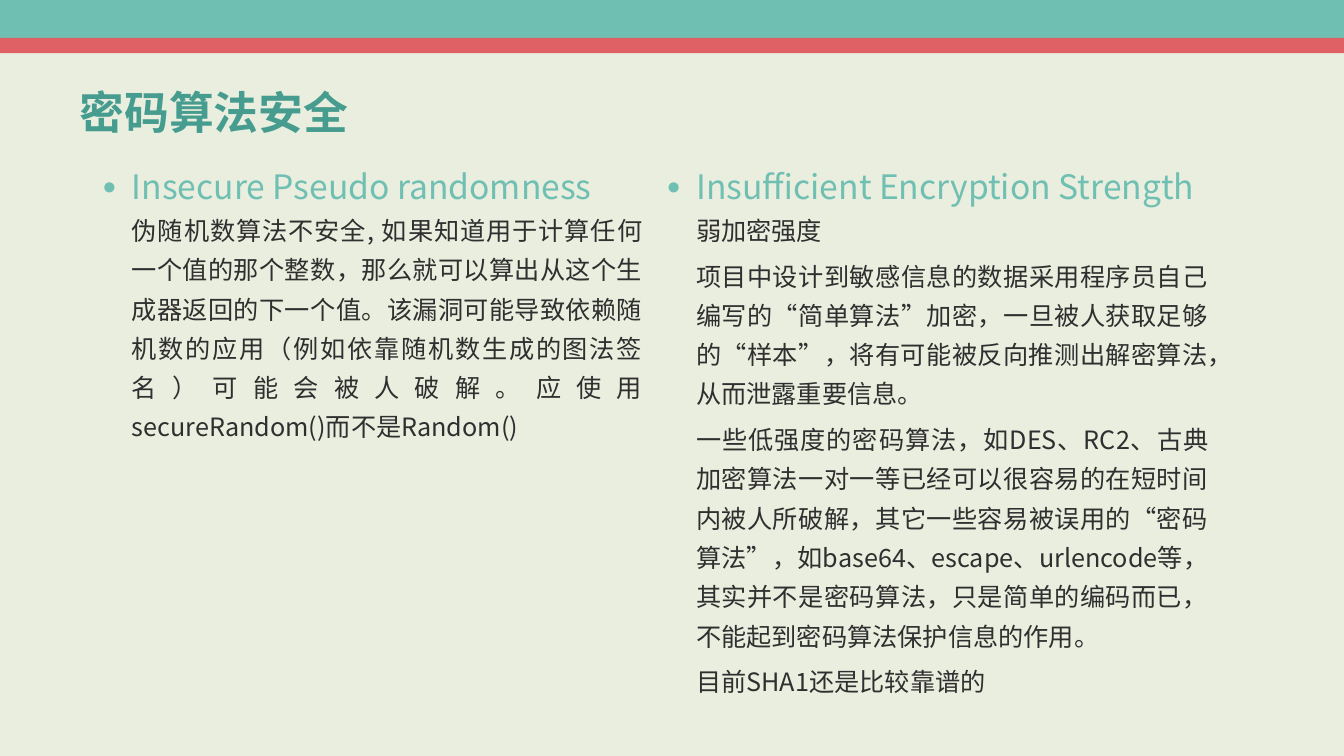
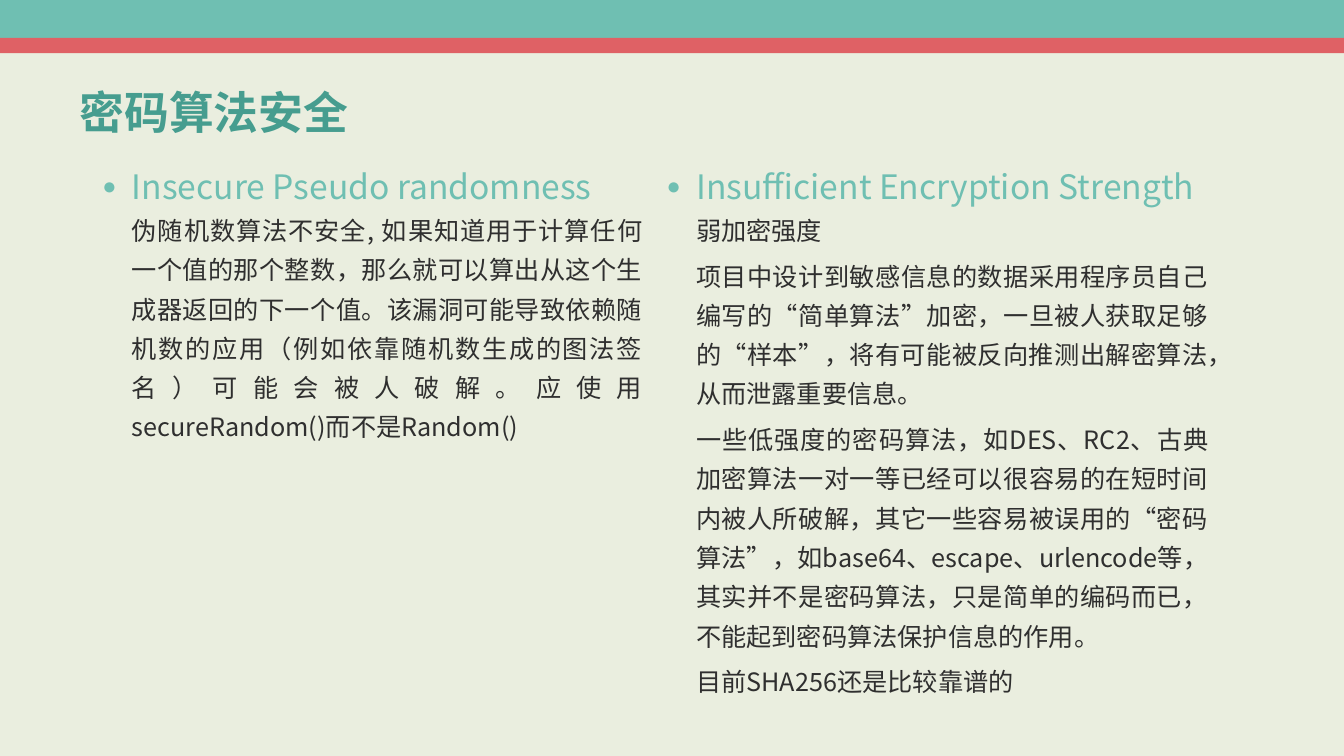
Before and after one commit to ptzhuf/websecuredemo, a slide deck: slide 12 of web攻击与安全.pptx. Drawn at 1344x756 pixels with LibreOffice and Linux fonts; fonts in the diff are those of the drawing. Boxes give left, top, right and bottom in pixels: in the first picture for what was removed or moved away, otherwise in the second. Text is boxed around its words. In the diff, an @@ line names an element or a change of style, - is before the commit and + after.

Commit message:
修正被放弃的SHA1

```diff
--- a/web攻击与安全.pptx
+++ b/web攻击与安全.pptx
@@ text at (696, 670, 1013, 693): text changed @@
-    目前SHA1还是比较靠谱的
+    目前SHA256还是比较靠谱的
```
